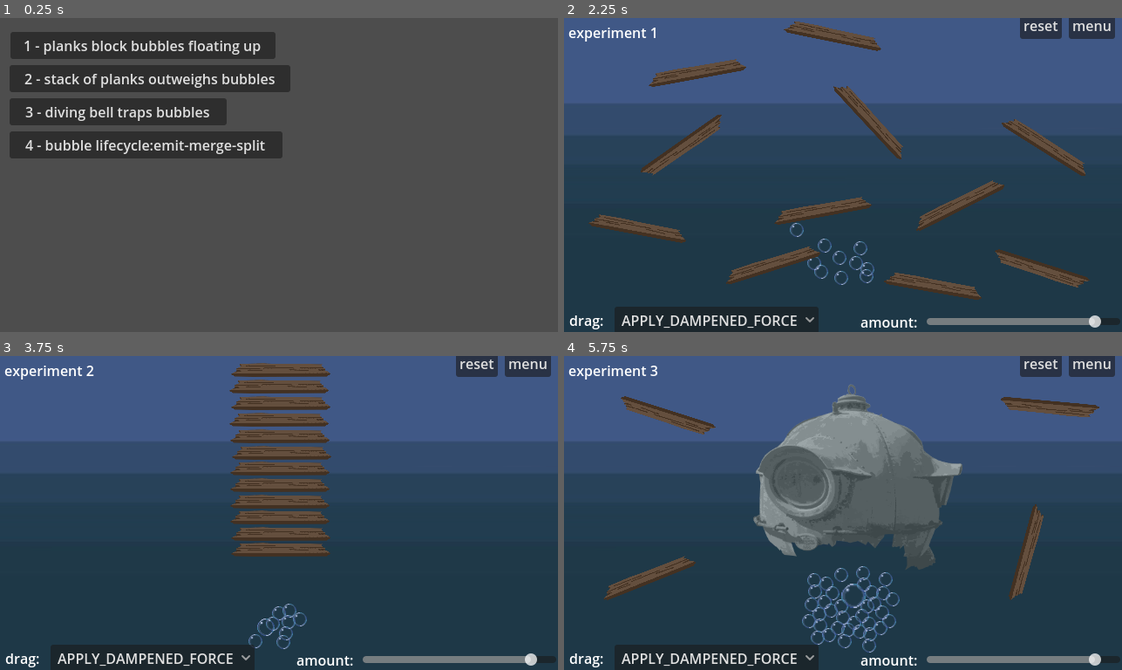
Above: before the commit, frames 1-4 (two rows, left to right).
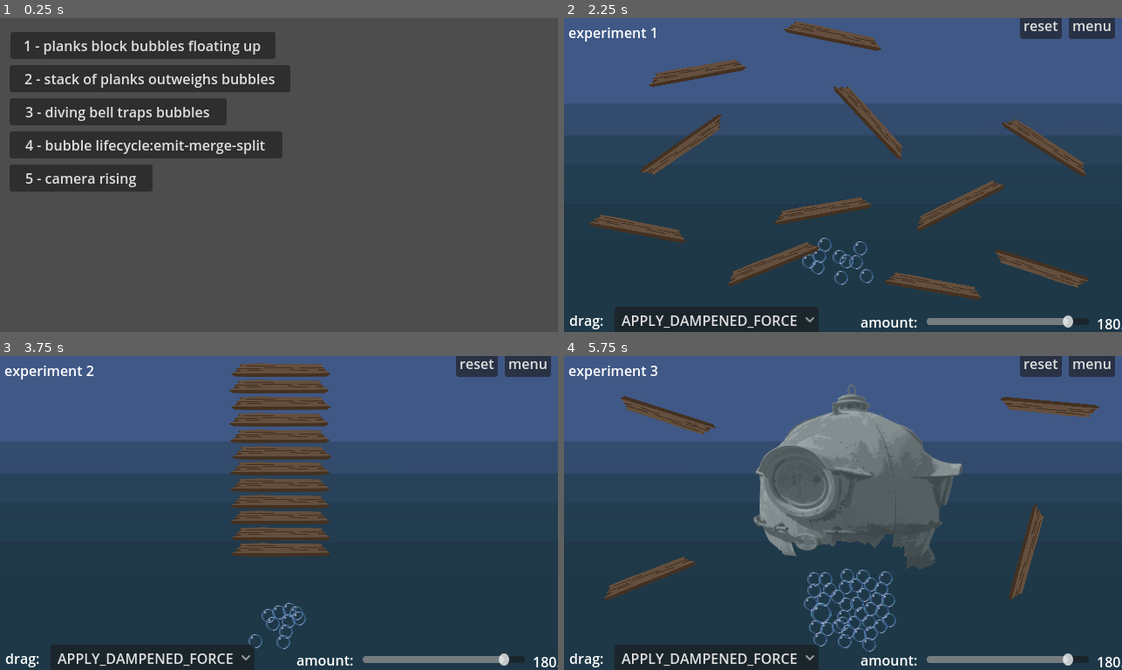
Above: after the commit, the same moments.

Repository: outrightmental/ggj25-bubble-up
Game: Godot game, scene res://scenes/main.tscn
The game is run twice, just before and just after one commit, with the same random seed, the same clock (stepped at 60 frames per second) and the same inputs.
Inputs (mouse positions are in pixels of both pictures, inside the frame that each line leads up to):
- Up to frame 1 (0.25 s): no input
- Up to frame 2 (2.25 s): click (647, 178) at 0.5 s, where only the run after the commit has a clickable "5 - camera rising"; click (1094, 24) at 1.25 s, where only the run after the commit has a clickable "menu"; click "1 - planks block bubbles floa…" at 2 s
- Up to frame 3 (3.75 s): click "menu" at 2.75 s; click "2 - stack of planks outweighs…" at 3.5 s
- Up to frame 4 (5.75 s): click "menu" at 4.25 s; click "3 - diving bell traps bubbles" at 5 s

The runs differ from the first frame. In frame 1, 2.1% of the frame differs, in the area x 1-28%, y 46-56%; in frame 2, 1.0%; in frame 3, 0.6%; in frame 4, 1.9%.

Commit message:
experiment 5

Diff:
--- a/models/bubble/bubble.gd
+++ b/models/bubble/bubble.gd
@@ -1,7 +1,7 @@
 extends "res://models/collidable/collidable.gd"
 
 # Constants
-var _collision_merge_accel_threshold: int = 3
+var _collision_merge_accel_threshold: int = 1
 var _collision_split_accel_threshold: int = 4
 var _split_mass_vanish_threshold: float = 0.5
 # var _max_scale_factor: int				= 10
--- /dev/null
+++ b/scenes/experiments/5_camera_rising.tscn
@@ -0,0 +1,63 @@
+[gd_scene load_steps=5 format=3 uid="uid://b2xtv52c0i30w"]
+
+[ext_resource type="Texture2D" uid="uid://b6ly3cu7rfjje" path="res://assets/background_test.png" id="1_iorfn"]
+[ext_resource type="Script" path="res://models/bubble/bubble_emitter.gd" id="2_fx2xn"]
+[ext_resource type="PackedScene" uid="uid://d4cmqk53ynl56" path="res://models/movable/movable_plank.tscn" id="3_xolve"]
+[ext_resource type="PackedScene" uid="uid://gl5hdp43qnoj" path="res://scenes/experiments/controls/controls.tscn" id="4_q3ywi"]
+
+[node name="Experiment 4" type="Node2D"]
+
+[node name="BackgroundTest" type="Sprite2D" parent="."]
+position = Vector2(320, 180)
+texture = ExtResource("1_iorfn")
+
+[node name="Bubble Emitter" type="Node2D" parent="."]
+position = Vector2(322, 375)
+script = ExtResource("2_fx2xn")
+spawn_rate = 2.5
+max_bubbles = 25
+spread_x = 0
+spread_y = 0
+
+[node name="RigidBody2D" parent="." instance=ExtResource("3_xolve")]
+position = Vector2(292, 280)
+rotation = -0.0422603
+
+[node name="RigidBody2D2" parent="." instance=ExtResource("3_xolve")]
+position = Vector2(384, 191)
+rotation = 0.0419972
+
+[node name="RigidBody2D3" parent="." instance=ExtResource("3_xolve")]
+position = Vector2(292, 103)
+rotation = -0.0422603
+
+[node name="RigidBody2D4" parent="." instance=ExtResource("3_xolve")]
+position = Vector2(384, 14)
+rotation = 0.0419972
+
+[node name="RigidBody2D5" parent="." instance=ExtResource("3_xolve")]
+position = Vector2(339, 260)
+rotation = -0.0422603
+
+[node name="RigidBody2D6" parent="." instance=ExtResource("3_xolve")]
+position = Vector2(339, 171)
+rotation = 0.0419972
+
+[node name="RigidBody2D7" parent="." instance=ExtResource("3_xolve")]
+position = Vector2(336, 85)
+rotation = -0.0422603
+
+[node name="RigidBody2D8" parent="." instance=ExtResource("3_xolve")]
+position = Vector2(337, -4)
+rotation = 0.0419972
+
+[node name="Controls" parent="." instance=ExtResource("4_q3ywi")]
+position = Vector2(470, 361)
+show_drag_controls = false
+
+[node name="Label" type="Label" parent="Controls"]
+offset_left = -462.5
+offset_top = -359.0
+offset_right = -350.5
+offset_bottom = -335.0
+text = "experiment 5"
--- a/scenes/experiments/controls/controls.gd
+++ b/scenes/experiments/controls/controls.gd
@@ -1,18 +1,26 @@
 extends Node2D
 
-@onready var dropdown = $OptionButton
+@onready var dropdown = $"Drag Controls/OptionButton"
 
-@onready var slider = $VSlider
+@onready var slider = $"Drag Controls/VSlider"
 
-@onready var drag_force_amount_value = $"Label Drag Force Amount Value"
+@onready var drag_force_amount_value = $"Drag Controls/Label Drag Force Amount Value"
+
+@onready var drag_controls = $"Drag Controls"
+
+@export var show_drag_controls : bool = true
 
 # Called when the node enters the scene tree for the first time.
 func _ready() -> void:
-	for behavior in Global.DragBehavior:
-		dropdown.add_item(behavior)
-	dropdown.select(Global.get_drag_behavior())
-	slider.set_value_no_signal(Global.get_drag_factor())
-	_update_force_value()
+	if (show_drag_controls):
+		drag_controls.show()
+		for behavior in Global.DragBehavior:
+			dropdown.add_item(behavior)
+		dropdown.select(Global.get_drag_behavior())
+		slider.set_value_no_signal(Global.get_drag_factor())
+		_update_force_value()
+	else:
+		drag_controls.hide()
 
 
 func _on_navigate_main() -> void:
--- a/scenes/experiments/controls/controls.tscn
+++ b/scenes/experiments/controls/controls.tscn
@@ -7,15 +7,6 @@
 [node name="Node2D" type="Node2D"]
 position = Vector2(466.5, 364)
 script = ExtResource("1_4m1dt")
-
-[node name="VSlider" type="HSlider" parent="."]
-offset_left = -51.5
-offset_top = -36.0
-offset_right = 170.5
-offset_bottom = 4.0
-max_value = 1.0
-step = 0.01
-metadata/_edit_use_anchors_ = true
 
 [node name="Button Main" type="Button" parent="."]
 offset_left = 112.0
@@ -33,35 +24,51 @@
 theme = SubResource("Theme_yn7ku")
 text = "reset"
 
-[node name="OptionButton" type="OptionButton" parent="."]
-offset_left = -409.5
-offset_top = -33.0
-offset_right = -285.5
-offset_bottom = -6.0
+[node name="Drag Controls" type="Control" parent="."]
+layout_mode = 3
+anchors_preset = 0
+offset_left = -467.5
+offset_top = -37.0
+offset_right = -427.5
+offset_bottom = 3.0
 
-[node name="Label2" type="Label" parent="."]
-offset_left = -461.5
-offset_top = -29.0
-offset_right = -349.5
-offset_bottom = -6.0
+[node name="VSlider" type="HSlider" parent="Drag Controls"]
+offset_left = 416.0
+offset_top = 1.0
+offset_right = 638.0
+offset_bottom = 41.0
+scale = Vector2(0.839998, 1)
+max_value = 1.0
+step = 0.01
+
+[node name="OptionButton" type="OptionButton" parent="Drag Controls"]
+offset_left = 58.0
+offset_top = 4.0
+offset_right = 182.0
+offset_bottom = 31.0
+
+[node name="Label2" type="Label" parent="Drag Controls"]
+offset_left = 6.0
+offset_top = 8.0
+offset_right = 118.0
+offset_bottom = 31.0
 text = "drag:"
 
-[node name="Label3" type="Label" parent="."]
-offset_left = -127.5
-offset_top = -27.0
-offset_right = 21.5
-offset_bottom = -4.0
+[node name="Label3" type="Label" parent="Drag Controls"]
+offset_left = 340.0
+offset_top = 10.0
+offset_right = 489.0
+offset_bottom = 33.0
 text = "amount:"
-metadata/_edit_use_anchors_ = true
 
-[node name="Label Drag Force Amount Value" type="Label" parent="."]
-offset_left = 625.5
-offset_top = 222.0
-offset_right = 774.5
-offset_bottom = 245.0
+[node name="Label Drag Force Amount Value" type="Label" parent="Drag Controls"]
+offset_left = 611.0
+offset_top = 12.0
+offset_right = 760.0
+offset_bottom = 35.0
 text = "X"
 
-[connection signal="value_changed" from="VSlider" to="." method="_on_v_slider_value_changed"]
 [connection signal="pressed" from="Button Main" to="." method="_on_navigate_main"]
 [connection signal="pressed" from="Button Reset" to="." method="_on_navigate_reset"]
-[connection signal="item_selected" from="OptionButton" to="." method="_on_option_button_item_selected"]
+[connection signal="value_changed" from="Drag Controls/VSlider" to="." method="_on_v_slider_value_changed"]
+[connection signal="item_selected" from="Drag Controls/OptionButton" to="." method="_on_option_button_item_selected"]
--- a/scenes/experiments/experiments.tscn
+++ b/scenes/experiments/experiments.tscn
@@ -39,7 +39,16 @@
 theme = SubResource("Theme_o41tl")
 text = "4 - bubble lifecycle:emit-merge-split"
 
+[node name="5_camera_rising" type="Button" parent="."]
+offset_left = 11.0
+offset_top = 168.0
+offset_right = 175.0
+offset_bottom = 199.0
+theme = SubResource("Theme_o41tl")
+text = "5 - camera rising"
+
 [connection signal="pressed" from="1_planks_block_bubbles" to="." method="_on_navigate_experiment" binds= ["1_planks_block_bubbles"]]
 [connection signal="pressed" from="2_stack_of_planks" to="." method="_on_navigate_experiment" binds= ["2_stack_of_planks"]]
 [connection signal="pressed" from="3_diving_bell_traps" to="." method="_on_navigate_experiment" binds= ["3_diving_bell_traps"]]
 [connection signal="pressed" from="4_lifecycle_emit_merge_split" to="." method="_on_navigate_experiment" binds= ["4_lifecycle_emit_merge_split"]]
+[connection signal="pressed" from="5_camera_rising" to="." method="_on_navigate_experiment" binds= ["5_camera_rising"]]
